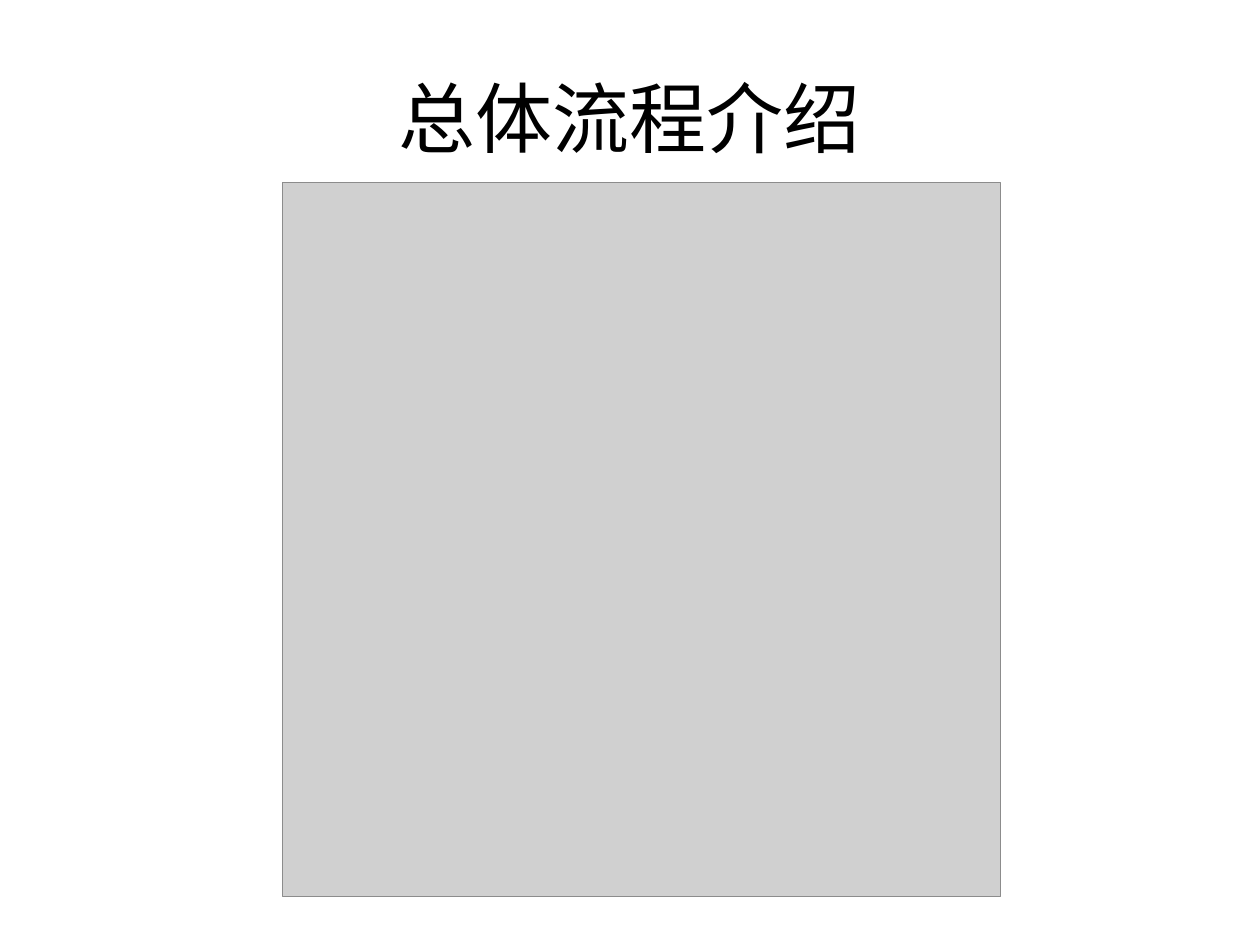
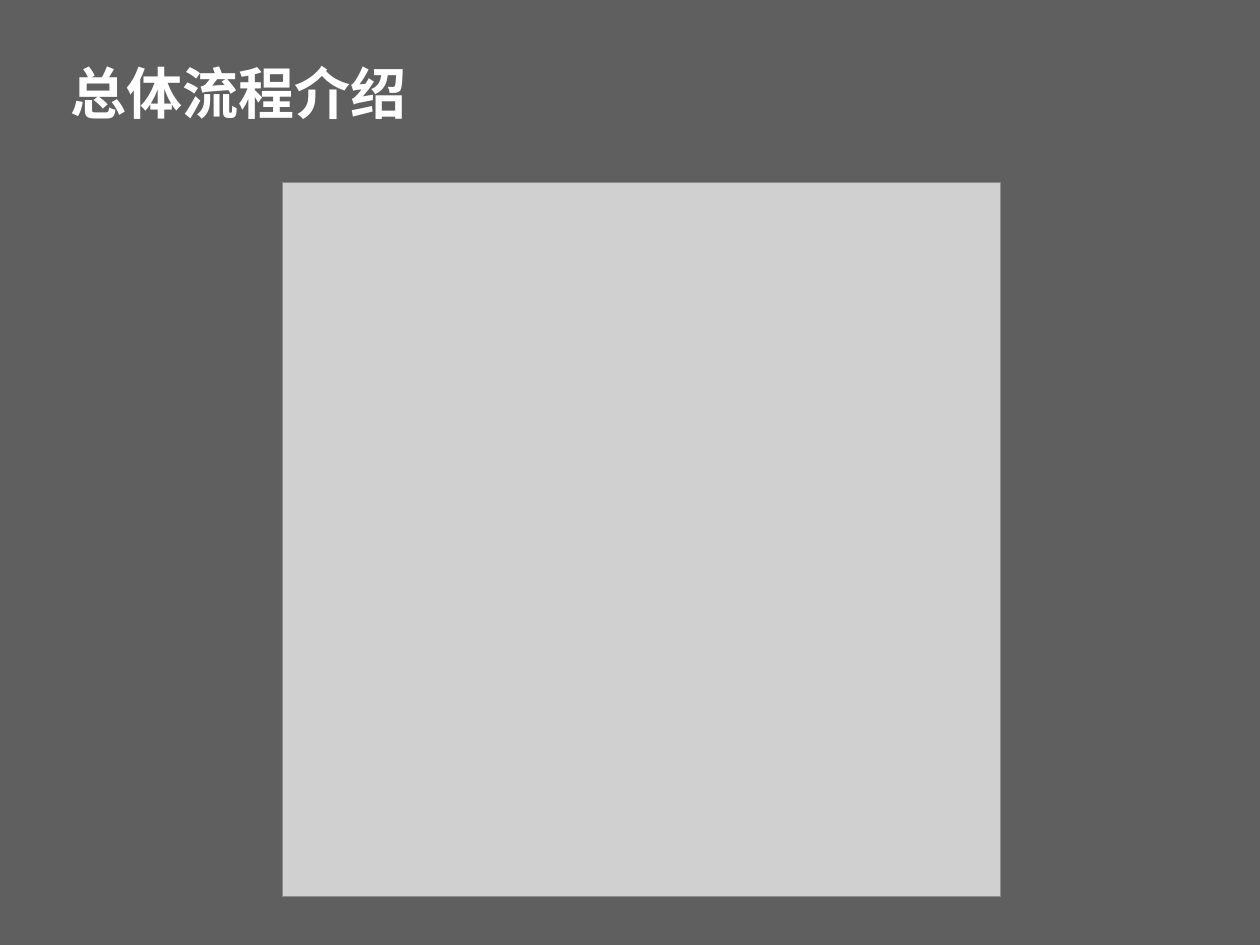
Before and after one commit to beautifulSoup/GraduateDesign, a slide deck: slide 5 of Impala直方图模块设计.pptx. Drawn at 1260x945 pixels with LibreOffice and Linux fonts; fonts in the diff are those of the drawing; grey boxes stand for pictures; background and template pictures are left out. Boxes give left, top, right and bottom in pixels: in the first picture for what was removed or moved away, otherwise in the second. Text is boxed around its words. In the diff, an @@ line names an element or a change of style, - is before the commit and + after.

```diff
--- a/Impala直方图模块设计.pptx
+++ b/Impala直方图模块设计.pptx
@@ background #FFFFFF to picture (left out) @@
@@ title "总体流程介绍": place and size @@
-title "总体流程介绍" at bbox=[399, 82, 861, 154]
+title "总体流程介绍" at bbox=[70, 66, 406, 119]
@@ title "总体流程介绍" at bbox=[70, 66, 406, 119]: size 44 to 32 pt, font Calibri to Noto Sans CJK SC, text colour #000000 to #FFFFFF, bold on; alignment centre to left; line spacing 1 to 0.9; vertical alignment middle to bottom @@
```
Also in this commit, not shown: 5 other slides changed, 4 slides added, 1 slide removed, 14 other files.
